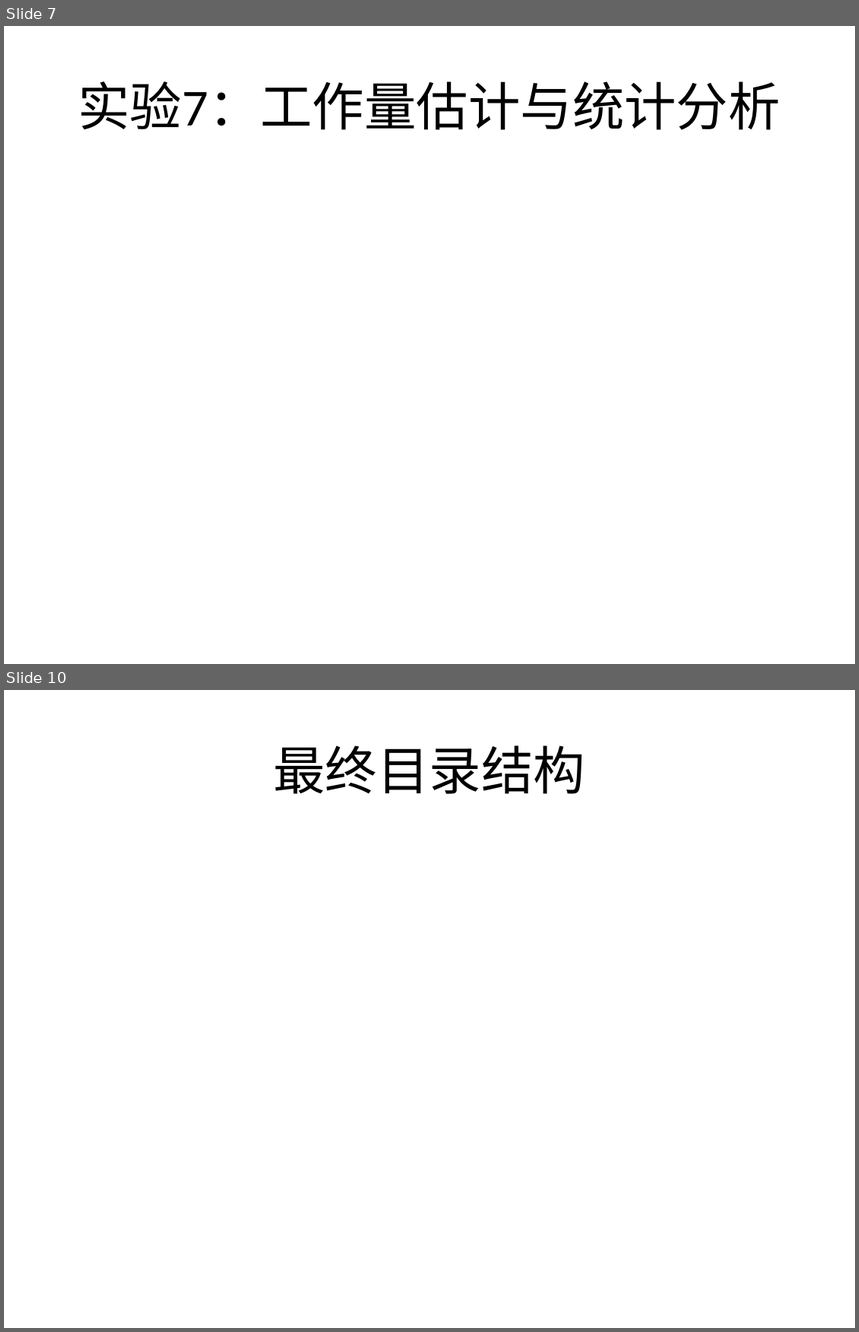
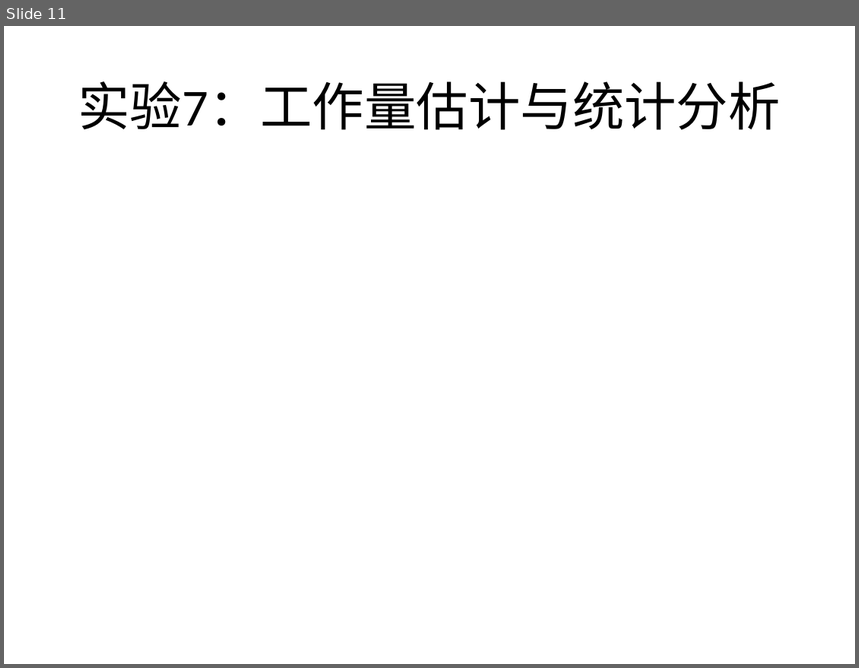
Before and after one commit to bhsei/16TeamC, a slide deck: 2.项目PPT/十七周-项目总结.pptx. Shown one above the other, each under a label of ours: slides 7 and 10 before the commit, slide 11 after it; the slides between them are not shown. The pictures are 859x1332 and 859x668 pixels, drawn with LibreOffice and Linux fonts; fonts in the diff are those of the drawing. Boxes give left, top, right and bottom in pixels: in the first picture for what was removed or moved away, otherwise in the second. Text is boxed around its words. In the diff, an @@ line names an element or a change of style, - is before the commit and + after.

```diff
--- a/2.项目PPT/十七周-项目总结.pptx
+++ b/2.项目PPT/十七周-项目总结.pptx
@@ slide 10 removed at <box>4,690,855,1328</box>, background #FFFFFF @@
@@ title removed at <box>273,745,585,794</box> @@
-最终目录结构
@@ what was slide 7 is now slide 11 @@
```
Also in this commit, not shown: 6 slides changed, 6 slides added, 1 other slide removed, 1 other file.
